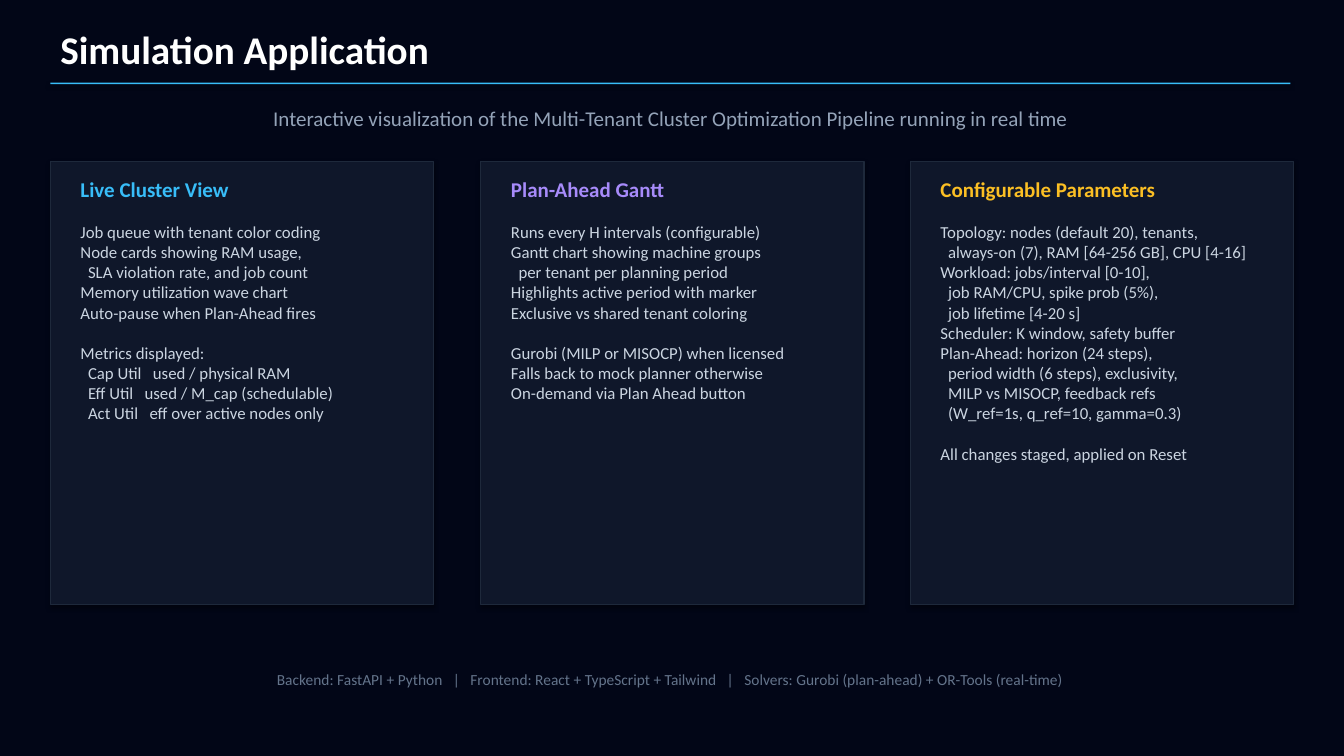
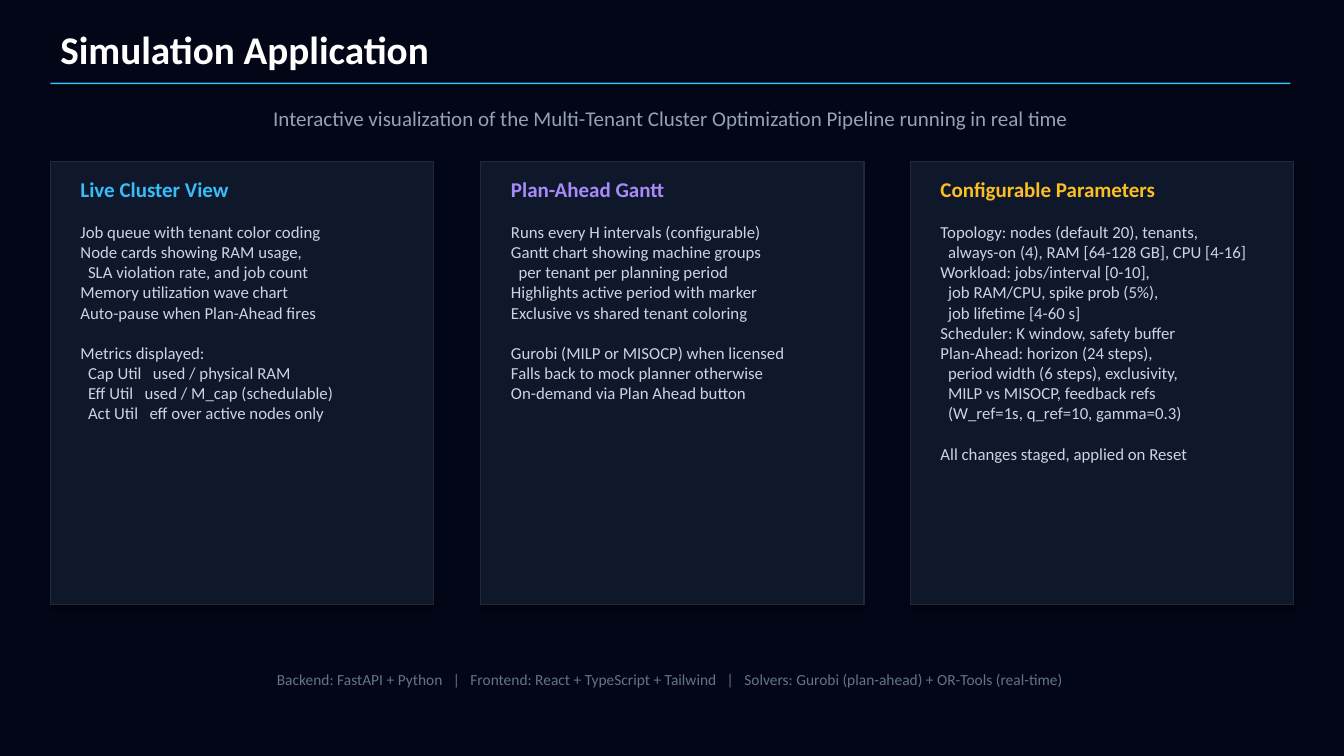
Before and after one commit to Rickodesea/Capstone_ClaudeAI, a slide deck: slide 5 of Cluster_Optimization_Models/Docs/optimization_model_overview.pptx. Drawn at 1344x756 pixels with LibreOffice and Linux fonts; fonts in the diff are those of the drawing. Boxes give left, top, right and bottom in pixels: in the first picture for what was removed or moved away, otherwise in the second. Text is boxed around its words. In the diff, an @@ line names an element or a change of style, - is before the commit and + after.

```diff
--- a/Cluster_Optimization_Models/Docs/optimization_model_overview.pptx
+++ b/Cluster_Optimization_Models/Docs/optimization_model_overview.pptx
@@ text at (940,226,1246,463): text changed @@
-Topology: nodes (default 20), tenants,
-always-on (7), RAM [64-256 GB], CPU [4-16]
-Workload: jobs/interval [0-10],
-job RAM/CPU, spike prob (5%),
-job lifetime [4-20 s]
-Scheduler: K window, safety buffer
-Plan-Ahead: horizon (24 steps),
-period width (6 steps), exclusivity,
-MILP vs MISOCP, feedback refs
-(W_ref=1s, q_ref=10, gamma=0.3)
-All changes staged, applied on Reset
+Topology: nodes (default 20), tenants,
+always-on (4), RAM [64-128 GB], CPU [4-16]
+Workload: jobs/interval [0-10],
+job RAM/CPU, spike prob (5%),
+job lifetime [4-60 s]
+Scheduler: K window, safety buffer
+Plan-Ahead: horizon (24 steps),
+period width (6 steps), exclusivity,
+MILP vs MISOCP, feedback refs
+(W_ref=1s, q_ref=10, gamma=0.3)
+All changes staged, applied on Reset
```
Also in this commit, not shown: 1 other slide changed, 1 slide added, 19 other files.
